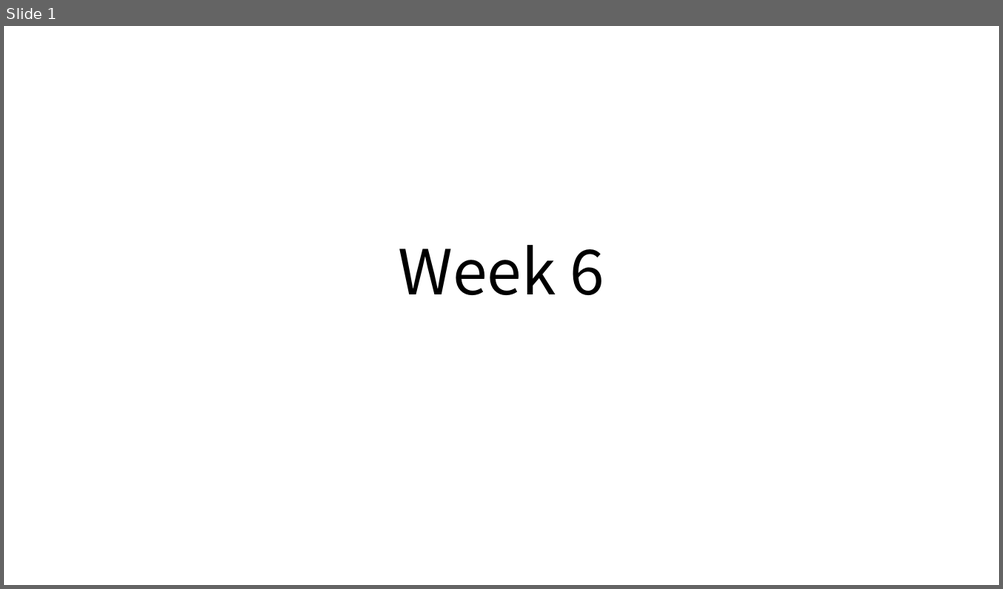
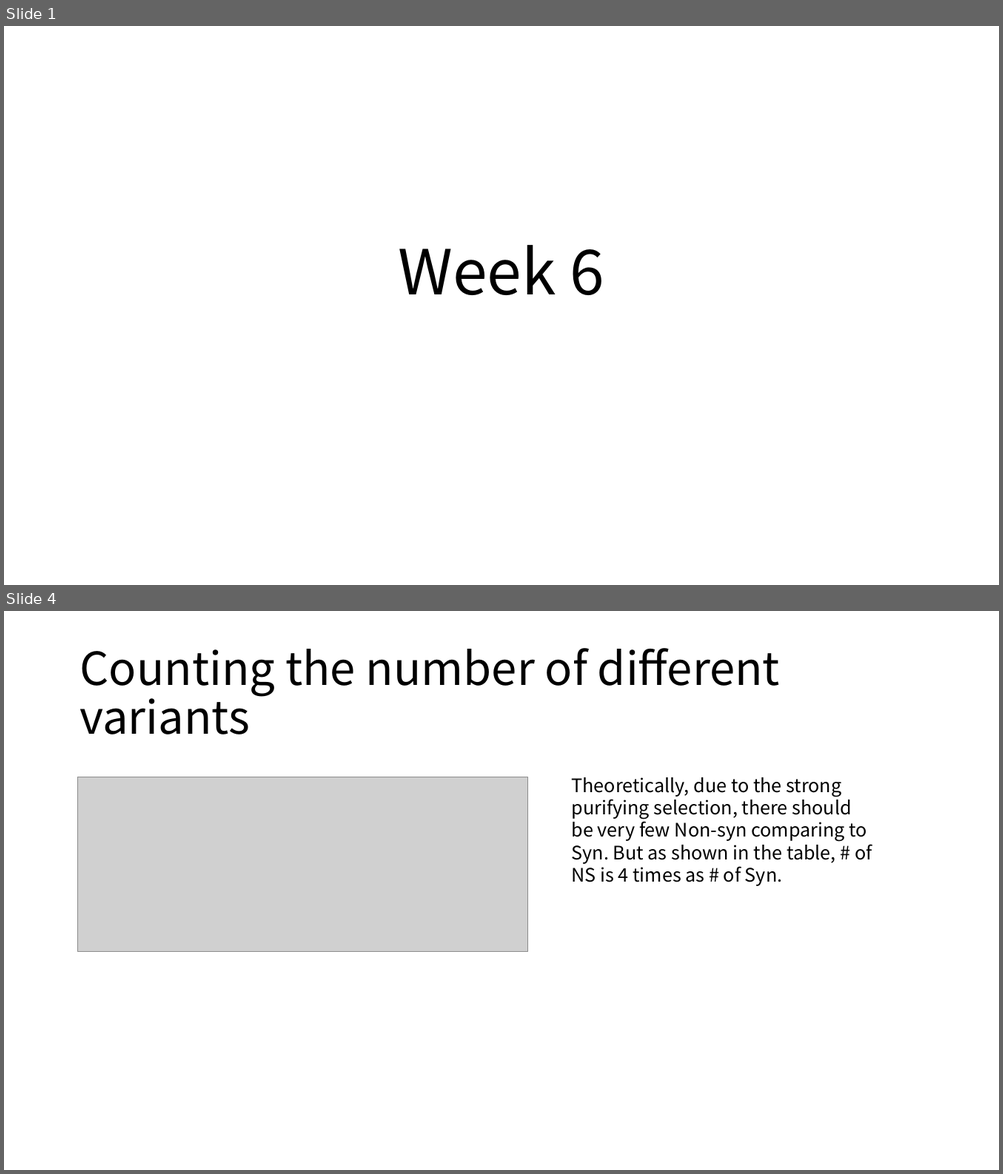
Before and after one commit to KirakiraZLY/Variants-and-mutation-rate-in-SARS-Cov2, a slide deck: DiaryLog/Daily_Week6.pptx. Shown one above the other, each under a label of ours: slide 1 before the commit, slides 1 and 4 after it; the slides between them are not shown. The pictures are 1003x589 and 1003x1174 pixels, drawn with LibreOffice and Linux fonts; fonts in the diff are those of the drawing; grey boxes stand for pictures. Boxes give left, top, right and bottom in pixels: in the first picture for what was removed or moved away, otherwise in the second. Text is boxed around its words. In the diff, an @@ line names an element or a change of style, - is before the commit and + after.

```diff
--- a/DiaryLog/Daily_Week6.pptx
+++ b/DiaryLog/Daily_Week6.pptx
@@ slide 4 added at (4, 611, 999, 1170), background #FFFFFF @@
@@ title added at (79, 648, 780, 735), 44 pt, text #000000 @@
+Counting the number of different variants
@@ picture added at (78, 777, 527, 952) @@
@@ text added at (572, 777, 871, 886), 18 pt, text #000000 @@
+Theoretically, due to the strong purifying selection, there should be very few Non-syn comparing to Syn. But as shown in the table, # of NS is 4 times as # of Syn.
```
Also in this commit, not shown: 1 slide changed, 4 other slides added, 3 other files.
